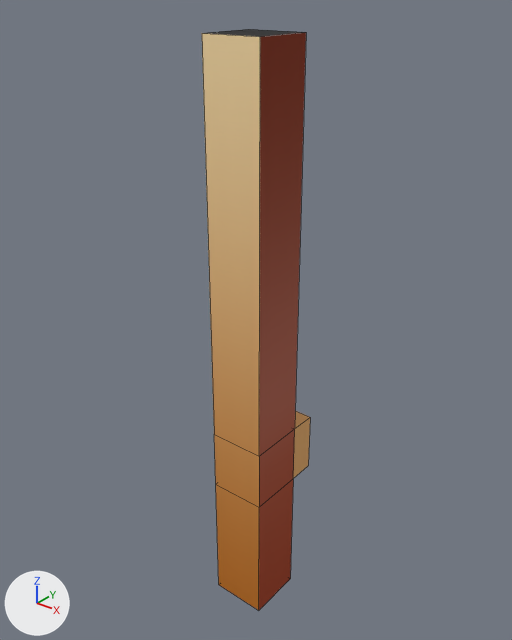
An edit to the FBX model JamGame/Assets/Models/Tiles/Common/Outer/base_outer_no_corner_m.fbx, drawn before and after from the same camera.
One viewpoint serves both versions: a camera (50 mm lens) standing at (4.287, -4.76, 3.207) and looking at (2.276, -2.246, 1.648). Arrows for +X, +Y and +Z are at lower left; the lights stay in place. Mesh edges are drawn as thin lines. Where no turn or scale is listed for an object, it has been applied to the vertices.

Objects in the first picture: 'base.outer.no.corner.mirrored'.
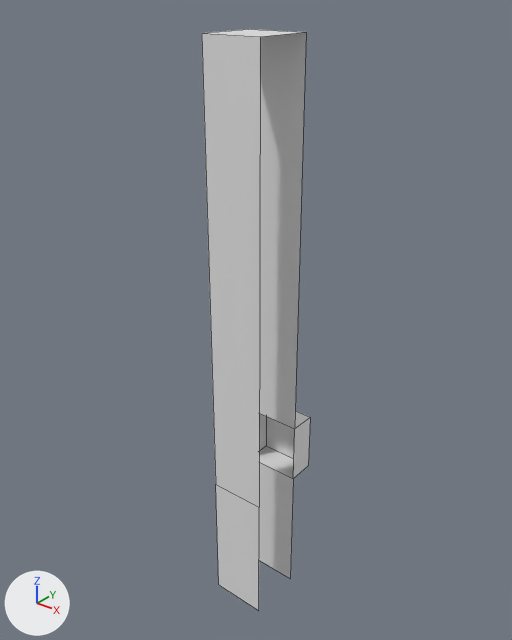
The change, as a diff of the scene's bpy script:
```diff
--- a/JamGame/Assets/Models/Tiles/Common/Outer/base_outer_no_corner_m.fbx.py
+++ b/JamGame/Assets/Models/Tiles/Common/Outer/base_outer_no_corner_m.fbx.py
@@ me_cylinder_033 @@
 # used by ob_base_outer_no_corner_mirrored; location = (0.0, 0.0, 0.0)
 # verts and faces of me_cylinder_033; kept vertices keep their numbers, new ones are numbered from 20
 # before: 0 (2.2, -2.5, 3.0) at pixel (201, 33), 1 (2.2, -2.5, 0.0) at pixel (218, 584), 2 (2.2, -2.2, 3.0) at pixel (248, 29), 3 (2.2, -2.2, 0.0), 4 (2.2, -2.5, 0.74) at pixel (215, 484)
 # before: 5 (2.2, -2.2, 0.74), 6 (2.2, -2.5, 1.06) at pixel (214, 434), 7 (2.2, -2.2, 1.06), 10 (2.5, -2.5, 1.06) at pixel (259, 456), 11 (2.5, -2.5, 3.0) at pixel (260, 36)
 # before: 12 (2.5, -2.2, 0.74) at pixel (293, 478), 13 (2.5, -2.2, 0.0) at pixel (290, 578), 14 (2.5, -2.2, 3.0) at pixel (306, 32), 15 (2.5, -2.5, 0.0) at pixel (258, 610), 16 (2.5, -2.5, 0.74) at pixel (259, 507)
 # before: 17 (2.5, -2.2, 1.06) at pixel (294, 428)
-me_cylinder_033.from_pydata(...)  # 20 vertices, 18 faces; spans x 2.2..2.5, y -2.5..-2.06, z 0.0..3.0
+me_cylinder_033.from_pydata(...)  # 18 vertices, 10 faces; spans x 2.2..2.5, y -2.5..-2.06, z 0.0..3.0
+# me_cylinder_033 part 1
+delete_vertices([6, 10])  # with the faces that use them
+delete_faces([(1, 4, 5, 3), (12, 16, 15, 13), (1, 3, 13, 15)])
+faces += [(0, 4, 16, 11)]
+# me_cylinder_033 part 2: 9 faces spanning x 2.2..2.5, y -2.5..-2.06, z 0.0..3.0 switch from mat_gradients (picture img_gradients_png) to no material
```

Changed parts and their boxes [x1, y1, x2, y2] in the pictures (512 x 640 px):
part 1 of me_cylinder_033, cut back: before [202, 32, 306, 610]; after [202, 33, 260, 507]
part 2 of me_cylinder_033, recoloured (brown to grey): [208, 29, 310, 610] in both
